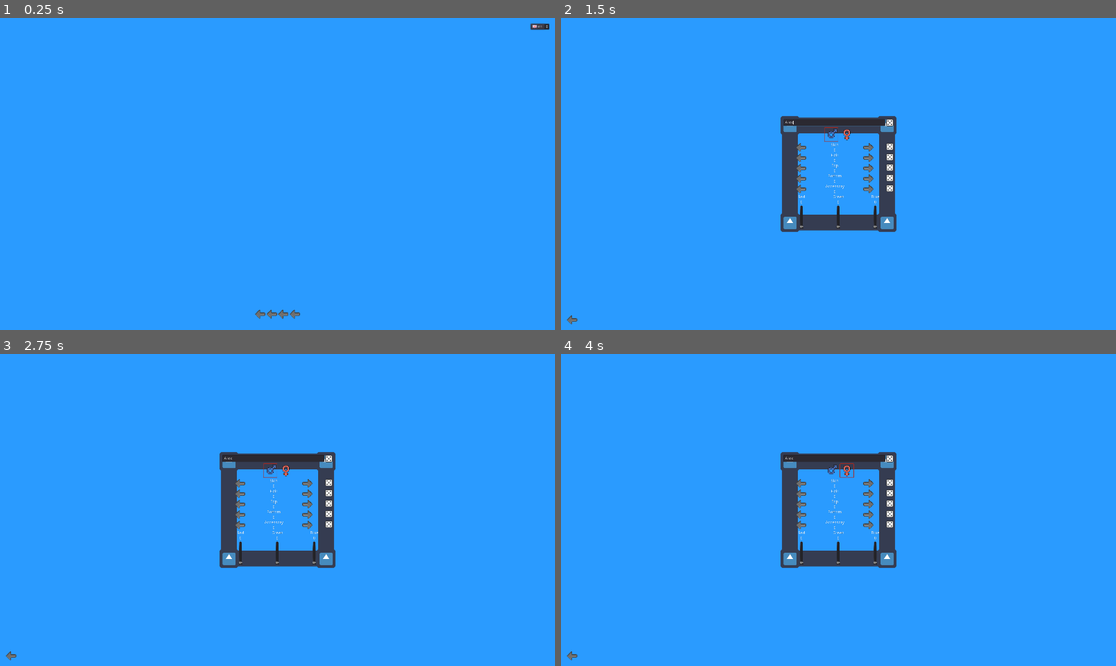
Above: before the commit, frames 1-4 (two rows, left to right).
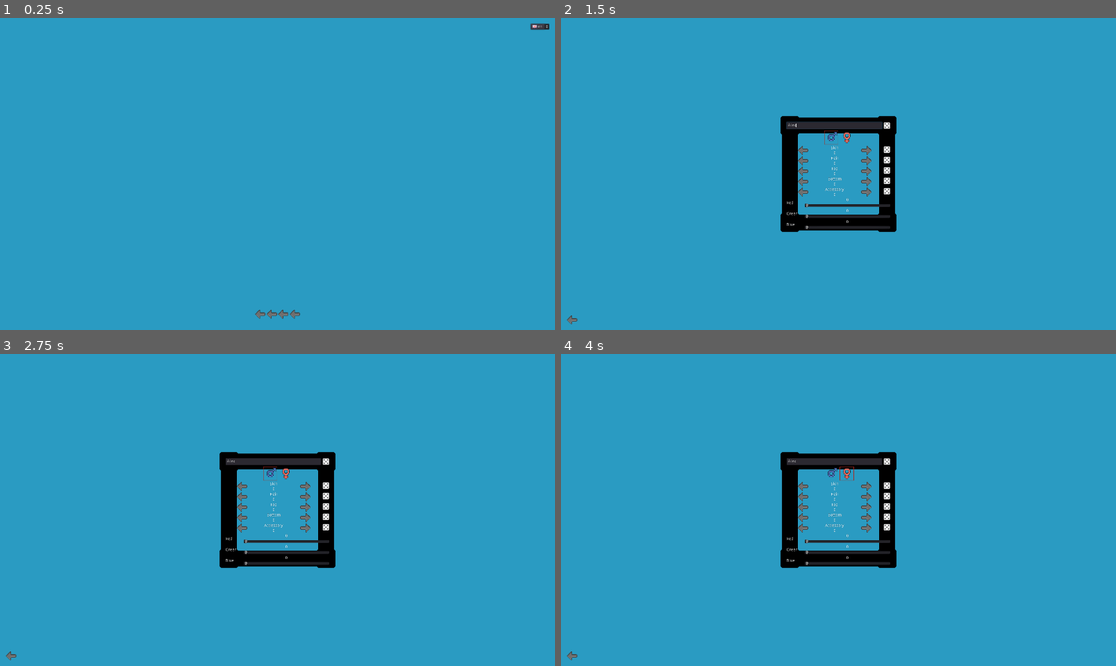
Above: after the commit, the same moments.

Repository: SabreOfWinter/Live-Over-The-Hills
Game: Godot game, scene res://menus/splash/splash.tscn
Same seed, same stepped clock (60 frames per second), same inputs: the game is played once before the commit and once after it. The engine's default icon, where the game draws it, is replaced by a stand-in: a white triangle on a blue panel in a dark square.
Inputs (mouse positions are in pixels of both pictures, inside the frame that each line leads up to; where the layout moved, square brackets give the same spot in the first picture):
- Up to frame 1 (0.25 s): no input
- Up to frame 2 (1.5 s): click (821, 314) at 0.5 s; click (832, 124) at 1.27 s; type "Alex" at 1.35 s
- Up to frame 3 (2.75 s): click (327, 460) at 2 s
- Up to frame 4 (4 s): click (832, 472) [832, 469] at 2.75 s; click (849, 472) [849, 469] at 3.5 s

The runs differ from the first frame. In frame 1, 100% of the frame differs, in the area x 0-100%, y 0-100%; in frame 2, 100%; in frame 3, 100%; in frame 4, 100%.

Commit message:
Menu - Simple back to menu functionality added

Diff:
--- a/menus/main/main.tscn
+++ b/menus/main/main.tscn
@@ -14,7 +14,7 @@
 [ext_resource path="res://menus/main/female_pressed.png" type="Texture" id=12]
 [ext_resource path="res://menus/main/gender_buttongroup.tres" type="ButtonGroup" id=13]
 
-[sub_resource type="Animation" id=5]
+[sub_resource type="Animation" id=1]
 resource_name = "back_to_menu"
 tracks/0/type = "value"
 tracks/0/path = NodePath("main:visible")
@@ -64,8 +64,20 @@
 "update": 1,
 "values": [ false ]
 }
-
-[sub_resource type="Animation" id=3]
+tracks/4/type = "value"
+tracks/4/path = NodePath("back_button:visible")
+tracks/4/interp = 1
+tracks/4/loop_wrap = true
+tracks/4/imported = false
+tracks/4/enabled = true
+tracks/4/keys = {
+"times": PoolRealArray( 0 ),
+"transitions": PoolRealArray( 1 ),
+"update": 1,
+"values": [ false ]
+}
+
+[sub_resource type="Animation" id=2]
 resource_name = "load_game"
 tracks/0/type = "value"
 tracks/0/path = NodePath("main:visible")
@@ -118,8 +130,7 @@
 "values": [ true ]
 }
 
-[sub_resource type="Animation" id=2]
-resource_name = "new_game"
+[sub_resource type="Animation" id=3]
 tracks/0/type = "value"
 tracks/0/path = NodePath("main:visible")
 tracks/0/interp = 1
@@ -196,8 +207,7 @@
 "values": [ true ]
 }
 
-[sub_resource type="Animation" id=1]
-resource_name = "start"
+[sub_resource type="Animation" id=5]
 length = 0.01
 tracks/0/type = "value"
 tracks/0/path = NodePath("main:visible")
@@ -269,6 +279,7 @@
 }
 
 [node name="background" type="TextureRect" parent="."]
+self_modulate = Color( 1, 1, 0.764706, 1 )
 margin_right = 40.0
 margin_bottom = 40.0
 texture = ExtResource( 2 )
@@ -351,6 +362,7 @@
 }
 
 [node name="nine_patch_rect" type="NinePatchRect" parent="new_game"]
+self_modulate = Color( 0, 0, 0, 1 )
 anchor_left = 0.5
 anchor_top = 0.5
 anchor_right = 0.5
@@ -373,10 +385,10 @@
 [node name="vbox_container" type="VBoxContainer" parent="new_game/nine_patch_rect"]
 anchor_right = 1.0
 anchor_bottom = 1.0
-margin_left = 10.0
-margin_top = 10.0
-margin_right = -10.0
-margin_bottom = -10.0
+margin_left = 20.0
+margin_top = 20.0
+margin_right = -20.0
+margin_bottom = -20.0
 size_flags_horizontal = 0
 size_flags_vertical = 0
 __meta__ = {
@@ -384,12 +396,12 @@
 }
 
 [node name="name_hbox_container" type="HBoxContainer" parent="new_game/nine_patch_rect/vbox_container"]
-margin_right = 380.0
+margin_right = 360.0
 margin_bottom = 25.0
 size_flags_vertical = 0
 
 [node name="name_line_edit" type="LineEdit" parent="new_game/nine_patch_rect/vbox_container/name_hbox_container"]
-margin_right = 351.0
+margin_right = 331.0
 margin_bottom = 24.0
 size_flags_horizontal = 3
 size_flags_vertical = 0
@@ -399,8 +411,8 @@
 placeholder_alpha = 0.17
 
 [node name="random_name_button" type="TextureButton" parent="new_game/nine_patch_rect/vbox_container/name_hbox_container"]
-margin_left = 355.0
-margin_right = 380.0
+margin_left = 335.0
+margin_right = 360.0
 margin_bottom = 25.0
 size_flags_horizontal = 0
 size_flags_stretch_ratio = 0.25
@@ -408,7 +420,7 @@
 
 [node name="character_hbox_container" type="HBoxContainer" parent="new_game/nine_patch_rect/vbox_container"]
 margin_top = 29.0
-margin_right = 380.0
+margin_right = 360.0
 margin_bottom = 259.0
 
 [node name="CenterContainer" type="CenterContainer" parent="new_game/nine_patch_rect/vbox_container/character_hbox_container"]
@@ -416,18 +428,18 @@
 
 [node name="vbox_container" type="VBoxContainer" parent="new_game/nine_patch_rect/vbox_container/character_hbox_container"]
 margin_left = 4.0
-margin_right = 380.0
+margin_right = 360.0
 margin_bottom = 230.0
 size_flags_horizontal = 3
 
 [node name="gender_hbox_container" type="HBoxContainer" parent="new_game/nine_patch_rect/vbox_container/character_hbox_container/vbox_container"]
-margin_right = 376.0
+margin_right = 356.0
 margin_bottom = 50.0
 alignment = 1
 
 [node name="male_texture_button" type="TextureButton" parent="new_game/nine_patch_rect/vbox_container/character_hbox_container/vbox_container/gender_hbox_container"]
-margin_left = 136.0
-margin_right = 186.0
+margin_left = 126.0
+margin_right = 176.0
 margin_bottom = 50.0
 toggle_mode = true
 pressed = true
@@ -436,8 +448,8 @@
 texture_pressed = ExtResource( 10 )
 
 [node name="female_texture_button" type="TextureButton" parent="new_game/nine_patch_rect/vbox_container/character_hbox_container/vbox_container/gender_hbox_container"]
-margin_left = 190.0
-margin_right = 240.0
+margin_left = 180.0
+margin_right = 230.0
 margin_bottom = 50.0
 toggle_mode = true
 group = ExtResource( 13 )
@@ -446,45 +458,45 @@
 
 [node name="skin_hbox_container" type="HBoxContainer" parent="new_game/nine_patch_rect/vbox_container/character_hbox_container/vbox_container"]
 margin_top = 54.0
-margin_right = 376.0
+margin_right = 356.0
 margin_bottom = 86.0
 
 [node name="left_texture_button" type="TextureButton" parent="new_game/nine_patch_rect/vbox_container/character_hbox_container/vbox_container/skin_hbox_container"]
-margin_left = 38.0
-margin_right = 74.0
+margin_left = 35.0
+margin_right = 71.0
 margin_bottom = 32.0
 size_flags_horizontal = 6
 texture_normal = ExtResource( 5 )
 
 [node name="labels_vbox_container" type="VBoxContainer" parent="new_game/nine_patch_rect/vbox_container/character_hbox_container/vbox_container/skin_hbox_container"]
-margin_left = 117.0
-margin_right = 230.0
+margin_left = 110.0
+margin_right = 216.0
 margin_bottom = 32.0
 size_flags_horizontal = 3
 
 [node name="type" type="Label" parent="new_game/nine_patch_rect/vbox_container/character_hbox_container/vbox_container/skin_hbox_container/labels_vbox_container"]
-margin_right = 113.0
+margin_right = 106.0
 margin_bottom = 14.0
 text = "Skin"
 align = 1
 
 [node name="value" type="Label" parent="new_game/nine_patch_rect/vbox_container/character_hbox_container/vbox_container/skin_hbox_container/labels_vbox_container"]
 margin_top = 18.0
-margin_right = 113.0
+margin_right = 106.0
 margin_bottom = 32.0
 text = "0"
 align = 1
 
 [node name="right_texture_button" type="TextureButton" parent="new_game/nine_patch_rect/vbox_container/character_hbox_container/vbox_container/skin_hbox_container"]
-margin_left = 272.0
-margin_right = 308.0
+margin_left = 255.0
+margin_right = 291.0
 margin_bottom = 32.0
 size_flags_horizontal = 6
 texture_normal = ExtResource( 8 )
 
 [node name="random_texture_button" type="TextureButton" parent="new_game/nine_patch_rect/vbox_container/character_hbox_container/vbox_container/skin_hbox_container"]
-margin_left = 351.0
-margin_right = 376.0
+margin_left = 330.0
+margin_right = 355.0
 margin_bottom = 32.0
 size_flags_horizontal = 3
 size_flags_stretch_ratio = 0.1
@@ -492,45 +504,45 @@
 
 [node name="hair_hbox_container2" type="HBoxContainer" parent="new_game/nine_patch_rect/vbox_container/character_hbox_container/vbox_container"]
 margin_top = 90.0
-margin_right = 376.0
+margin_right = 356.0
 margin_bottom = 122.0
 
 [node name="left_texture_button" type="TextureButton" parent="new_game/nine_patch_rect/vbox_container/character_hbox_container/vbox_container/hair_hbox_container2"]
-margin_left = 38.0
-margin_right = 74.0
+margin_left = 35.0
+margin_right = 71.0
 margin_bottom = 32.0
 size_flags_horizontal = 6
 texture_normal = ExtResource( 5 )
 
 [node name="labels_vbox_container" type="VBoxContainer" parent="new_game/nine_patch_rect/vbox_container/character_hbox_container/vbox_container/hair_hbox_container2"]
-margin_left = 117.0
-margin_right = 230.0
+margin_left = 110.0
+margin_right = 216.0
 margin_bottom = 32.0
 size_flags_horizontal = 3
 
 [node name="type" type="Label" parent="new_game/nine_patch_rect/vbox_container/character_hbox_container/vbox_container/hair_hbox_container2/labels_vbox_container"]
-margin_right = 113.0
+margin_right = 106.0
 margin_bottom = 14.0
 text = "Hair"
 align = 1
 
 [node name="value" type="Label" parent="new_game/nine_patch_rect/vbox_container/character_hbox_container/vbox_container/hair_hbox_container2/labels_vbox_container"]
 margin_top = 18.0
-margin_right = 113.0
+margin_right = 106.0
 margin_bottom = 32.0
 text = "0"
 align = 1
 
 [node name="right_texture_button" type="TextureButton" parent="new_game/nine_patch_rect/vbox_container/character_hbox_container/vbox_container/hair_hbox_container2"]
-margin_left = 272.0
-margin_right = 308.0
+margin_left = 255.0
+margin_right = 291.0
 margin_bottom = 32.0
 size_flags_horizontal = 6
 texture_normal = ExtResource( 8 )
 
 [node name="random_texture_button" type="TextureButton" parent="new_game/nine_patch_rect/vbox_container/character_hbox_container/vbox_container/hair_hbox_container2"]
-margin_left = 351.0
-margin_right = 376.0
+margin_left = 330.0
+margin_right = 355.0
 margin_bottom = 32.0
 size_flags_horizontal = 3
 size_flags_stretch_ratio = 0.1
@@ -538,45 +550,45 @@
 
 [node name="top_hbox_container3" type="HBoxContainer" parent="new_game/nine_patch_rect/vbox_container/character_hbox_container/vbox_container"]
 margin_top = 126.0
-margin_right = 376.0
+margin_right = 356.0
 margin_bottom = 158.0
 
 [node name="left_texture_button" type="TextureButton" parent="new_game/nine_patch_rect/vbox_container/character_hbox_container/vbox_container/top_hbox_container3"]
-margin_left = 38.0
-margin_right = 74.0
+margin_left = 35.0
+margin_right = 71.0
 margin_bottom = 32.0
 size_flags_horizontal = 6
 texture_normal = ExtResource( 5 )
 
 [node name="labels_vbox_container" type="VBoxContainer" parent="new_game/nine_patch_rect/vbox_container/character_hbox_container/vbox_container/top_hbox_container3"]
-margin_left = 117.0
-margin_right = 230.0
+margin_left = 110.0
+margin_right = 216.0
 margin_bottom = 32.0
 size_flags_horizontal = 3
 
 [node name="type" type="Label" parent="new_game/nine_patch_rect/vbox_container/character_hbox_container/vbox_container/top_hbox_container3/labels_vbox_container"]
-margin_right = 113.0
+margin_right = 106.0
 margin_bottom = 14.0
 text = "Top"
 align = 1
 
 [node name="value" type="Label" parent="new_game/nine_patch_rect/vbox_container/character_hbox_container/vbox_container/top_hbox_container3/labels_vbox_container"]
 margin_top = 18.0
-margin_right = 113.0
+margin_right = 106.0
 margin_bottom = 32.0
 text = "0"
 align = 1
 
 [node name="right_texture_button" type="TextureButton" parent="new_game/nine_patch_rect/vbox_container/character_hbox_container/vbox_container/top_hbox_container3"]
-margin_left = 272.0
-margin_right = 308.0
+margin_left = 255.0
+margin_right = 291.0
 margin_bottom = 32.0
 size_flags_horizontal = 6
 texture_normal = ExtResource( 8 )
 
 [node name="random_texture_button" type="TextureButton" parent="new_game/nine_patch_rect/vbox_container/character_hbox_container/vbox_container/top_hbox_container3"]
-margin_left = 351.0
-margin_right = 376.0
+margin_left = 330.0
+margin_right = 355.0
 margin_bottom = 32.0
 size_flags_horizontal = 3
 size_flags_stretch_ratio = 0.1
@@ -584,45 +596,45 @@
 
 [node name="bottom_hbox_container4" type="HBoxContainer" parent="new_game/nine_patch_rect/vbox_container/character_hbox_container/vbox_container"]
 margin_top = 162.0
-margin_right = 376.0
+margin_right = 356.0
 margin_bottom = 194.0
 
 [node name="left_texture_button" type="TextureButton" parent="new_game/nine_patch_rect/vbox_container/character_hbox_container/vbox_container/bottom_hbox_container4"]
-margin_left = 38.0
-margin_right = 74.0
+margin_left = 35.0
+margin_right = 71.0
 margin_bottom = 32.0
 size_flags_horizontal = 6
 texture_normal = ExtResource( 5 )
 
 [node name="labels_vbox_container" type="VBoxContainer" parent="new_game/nine_patch_rect/vbox_container/character_hbox_container/vbox_container/bottom_hbox_container4"]
-margin_left = 117.0
-margin_right = 230.0
+margin_left = 110.0
+margin_right = 216.0
 margin_bottom = 32.0
 size_flags_horizontal = 3
 
 [node name="type" type="Label" parent="new_game/nine_patch_rect/vbox_container/character_hbox_container/vbox_container/bottom_hbox_container4/labels_vbox_container"]
-margin_right = 113.0
+margin_right = 106.0
 margin_bottom = 14.0
 text = "Bottom"
 align = 1
 
 [node name="value" type="Label" parent="new_game/nine_patch_rect/vbox_container/character_hbox_container/vbox_container/bottom_hbox_container4/labels_vbox_container"]
 margin_top = 18.0
-margin_right = 113.0
+margin_right = 106.0
 margin_bottom = 32.0
 text = "0"
 align = 1
 
 [node name="right_texture_button" type="TextureButton" parent="new_game/nine_patch_rect/vbox_container/character_hbox_container/vbox_container/bottom_hbox_container4"]
-margin_left = 272.0
-margin_right = 308.0
+margin_left = 255.0
+margin_right = 291.0
 margin_bottom = 32.0
 size_flags_horizontal = 6
 texture_normal = ExtResource( 8 )
 
 [node name="random_texture_button" type="TextureButton" parent="new_game/nine_patch_rect/vbox_container/character_hbox_container/vbox_container/bottom_hbox_container4"]
-margin_left = 351.0
-margin_right = 376.0
+margin_left = 330.0
+margin_right = 355.0
 margin_bottom = 32.0
 size_flags_horizontal = 3
 size_flags_stretch_ratio = 0.1
@@ -630,139 +642,161 @@
 
 [node name="accessory_hbox_container5" type="HBoxContainer" parent="new_game/nine_patch_rect/vbox_container/character_hbox_container/vbox_container"]
 margin_top = 198.0
-margin_right = 376.0
+margin_right = 356.0
 margin_bottom = 230.0
 
 [node name="left_texture_button" type="TextureButton" parent="new_game/nine_patch_rect/vbox_container/character_hbox_container/vbox_container/accessory_hbox_container5"]
-margin_left = 38.0
-margin_right = 74.0
+margin_left = 35.0
+margin_right = 71.0
 margin_bottom = 32.0
 size_flags_horizontal = 6
 texture_normal = ExtResource( 5 )
 
 [node name="labels_vbox_container" type="VBoxContainer" parent="new_game/nine_patch_rect/vbox_container/character_hbox_container/vbox_container/accessory_hbox_container5"]
-margin_left = 117.0
-margin_right = 230.0
+margin_left = 110.0
+margin_right = 216.0
 margin_bottom = 32.0
 size_flags_horizontal = 3
 
 [node name="type" type="Label" parent="new_game/nine_patch_rect/vbox_container/character_hbox_container/vbox_container/accessory_hbox_container5/labels_vbox_container"]
-margin_right = 113.0
+margin_right = 106.0
 margin_bottom = 14.0
 text = "Accessory"
 align = 1
 
 [node name="value" type="Label" parent="new_game/nine_patch_rect/vbox_container/character_hbox_container/vbox_container/accessory_hbox_container5/labels_vbox_container"]
 margin_top = 18.0
-margin_right = 113.0
+margin_right = 106.0
 margin_bottom = 32.0
 text = "0"
 align = 1
 
 [node name="right_texture_button" type="TextureButton" parent="new_game/nine_patch_rect/vbox_container/character_hbox_container/vbox_container/accessory_hbox_container5"]
-margin_left = 272.0
-margin_right = 308.0
+margin_left = 255.0
+margin_right = 291.0
 margin_bottom = 32.0
 size_flags_horizontal = 6
 texture_normal = ExtResource( 8 )
 
 [node name="random_texture_button" type="TextureButton" parent="new_game/nine_patch_rect/vbox_container/character_hbox_container/vbox_container/accessory_hbox_container5"]
-margin_left = 351.0
-margin_right = 376.0
+margin_left = 330.0
+margin_right = 355.0
 margin_bottom = 32.0
 size_flags_horizontal = 3
 size_flags_stretch_ratio = 0.1
 texture_normal = ExtResource( 7 )
 
-[node name="colour_hbox_container" type="HBoxContainer" parent="new_game/nine_patch_rect/vbox_container"]
+[node name="colour_vbox_container" type="VBoxContainer" parent="new_game/nine_patch_rect/vbox_container"]
 margin_top = 263.0
-margin_right = 380.0
-margin_bottom = 380.0
+margin_right = 360.0
+margin_bottom = 373.0
 size_flags_vertical = 3
 alignment = 1
 
-[node name="red_vbox_container" type="VBoxContainer" parent="new_game/nine_patch_rect/vbox_container/colour_hbox_container"]
-margin_left = 50.0
-margin_right = 74.0
-margin_bottom = 117.0
-size_flags_horizontal = 6
+[node name="red_hbox_container" type="HBoxContainer" parent="new_game/nine_patch_rect/vbox_container/colour_vbox_container"]
+margin_right = 360.0
+margin_bottom = 34.0
+size_flags_horizontal = 7
+size_flags_vertical = 3
 alignment = 1
 
-[node name="red_label" type="Label" parent="new_game/nine_patch_rect/vbox_container/colour_hbox_container/red_vbox_container"]
-margin_right = 24.0
+[node name="red_label" type="Label" parent="new_game/nine_patch_rect/vbox_container/colour_vbox_container/red_hbox_container"]
+margin_top = 10.0
+margin_right = 59.0
+margin_bottom = 24.0
+size_flags_horizontal = 3
+size_flags_stretch_ratio = 0.2
+text = "Red"
+
+[node name="red_vbox_container" type="VBoxContainer" parent="new_game/nine_patch_rect/vbox_container/colour_vbox_container/red_hbox_container"]
+margin_left = 63.0
+margin_right = 360.0
+margin_bottom = 34.0
+size_flags_horizontal = 3
+
+[node name="red_value" type="Label" parent="new_game/nine_patch_rect/vbox_container/colour_vbox_container/red_hbox_container/red_vbox_container"]
+margin_right = 297.0
 margin_bottom = 14.0
-text = "Red"
-
-[node name="red_value" type="Label" parent="new_game/nine_patch_rect/vbox_container/colour_hbox_container/red_vbox_container"]
+text = "0"
+align = 1
+
+[node name="red_hslider" type="HSlider" parent="new_game/nine_patch_rect/vbox_container/colour_vbox_container/red_hbox_container/red_vbox_container"]
 margin_top = 18.0
-margin_right = 24.0
-margin_bottom = 32.0
-text = "0"
-align = 1
-
-[node name="red_vslider" type="VSlider" parent="new_game/nine_patch_rect/vbox_container/colour_hbox_container/red_vbox_container"]
-margin_left = 4.0
-margin_top = 36.0
-margin_right = 20.0
-margin_bottom = 117.0
-size_flags_horizontal = 4
+margin_right = 297.0
+margin_bottom = 34.0
+size_flags_horizontal = 7
 size_flags_vertical = 3
 max_value = 255.0
 
-[node name="green_vbox_container" type="VBoxContainer" parent="new_game/nine_patch_rect/vbox_container/colour_hbox_container"]
-margin_left = 170.0
-margin_right = 209.0
-margin_bottom = 117.0
-size_flags_horizontal = 6
+[node name="green_hbox_container" type="HBoxContainer" parent="new_game/nine_patch_rect/vbox_container/colour_vbox_container"]
+margin_top = 38.0
+margin_right = 360.0
+margin_bottom = 72.0
+size_flags_horizontal = 7
 size_flags_vertical = 3
 alignment = 1
 
-[node name="green_label" type="Label" parent="new_game/nine_patch_rect/vbox_container/colour_hbox_container/green_vbox_container"]
-margin_right = 39.0
+[node name="green_label" type="Label" parent="new_game/nine_patch_rect/vbox_container/colour_vbox_container/green_hbox_container"]
+margin_top = 10.0
+margin_right = 59.0
+margin_bottom = 24.0
+size_flags_horizontal = 3
+size_flags_stretch_ratio = 0.2
+text = "Green"
+
+[node name="green_vbox_container" type="VBoxContainer" parent="new_game/nine_patch_rect/vbox_container/colour_vbox_container/green_hbox_container"]
+margin_left = 63.0
+margin_right = 360.0
+margin_bottom = 34.0
+size_flags_horizontal = 3
+
+[node name="green_value" type="Label" parent="new_game/nine_patch_rect/vbox_container/colour_vbox_container/green_hbox_container/green_vbox_container"]
+margin_right = 297.0
 margin_bottom = 14.0
-text = "Green"
-
-[node name="green_value" type="Label" parent="new_game/nine_patch_rect/vbox_container/colour_hbox_container/green_vbox_container"]
+text = "0"
+align = 1
+
+[node name="green_hslider" type="HSlider" parent="new_game/nine_patch_rect/vbox_container/colour_vbox_container/green_hbox_container/green_vbox_container"]
 margin_top = 18.0
-margin_right = 39.0
-margin_bottom = 32.0
-text = "0"
-align = 1
-
-[node name="green_vslider" type="VSlider" parent="new_game/nine_patch_rect/vbox_container/colour_hbox_container/green_vbox_container"]
-margin_left = 11.0
-margin_top = 36.0
-margin_right = 27.0
-margin_bottom = 117.0
-size_flags_horizontal = 4
+margin_right = 297.0
+margin_bottom = 34.0
+size_flags_horizontal = 7
 size_flags_vertical = 3
 max_value = 255.0
 
-[node name="blue_vbox_container" type="VBoxContainer" parent="new_game/nine_patch_rect/vbox_container/colour_hbox_container"]
-margin_left = 303.0
-margin_right = 332.0
-margin_bottom = 117.0
-size_flags_horizontal = 6
+[node name="blue_hbox_container" type="HBoxContainer" parent="new_game/nine_patch_rect/vbox_container/colour_vbox_container"]
+margin_top = 76.0
+margin_right = 360.0
+margin_bottom = 110.0
+size_flags_horizontal = 3
+size_flags_vertical = 3
 alignment = 1
 
-[node name="blue_label" type="Label" parent="new_game/nine_patch_rect/vbox_container/colour_hbox_container/blue_vbox_container"]
-margin_right = 29.0
+[node name="blue_label" type="Label" parent="new_game/nine_patch_rect/vbox_container/colour_vbox_container/blue_hbox_container"]
+margin_top = 10.0
+margin_right = 59.0
+margin_bottom = 24.0
+size_flags_horizontal = 3
+size_flags_stretch_ratio = 0.2
+text = "Blue"
+
+[node name="blue_vbox_container" type="VBoxContainer" parent="new_game/nine_patch_rect/vbox_container/colour_vbox_container/blue_hbox_container"]
+margin_left = 63.0
+margin_right = 360.0
+margin_bottom = 34.0
+size_flags_horizontal = 3
+
+[node name="blue_value" type="Label" parent="new_game/nine_patch_rect/vbox_container/colour_vbox_container/blue_hbox_container/blue_vbox_container"]
+margin_right = 297.0
 margin_bottom = 14.0
-text = "Blue"
-
-[node name="blue_value" type="Label" parent="new_game/nine_patch_rect/vbox_container/colour_hbox_container/blue_vbox_container"]
+text = "0"
+align = 1
+
+[node name="blue_vhlider" type="HSlider" parent="new_game/nine_patch_rect/vbox_container/colour_vbox_container/blue_hbox_container/blue_vbox_container"]
 margin_top = 18.0
-margin_right = 29.0
-margin_bottom = 32.0
-text = "0"
-align = 1
-
-[node name="blue_vslider" type="VSlider" parent="new_game/nine_patch_rect/vbox_container/colour_hbox_container/blue_vbox_container"]
-margin_left = 6.0
-margin_top = 36.0
-margin_right = 22.0
-margin_bottom = 117.0
-size_flags_horizontal = 4
+margin_right = 297.0
+margin_bottom = 34.0
+size_flags_horizontal = 3
 size_flags_vertical = 3
 max_value = 255.0
 
@@ -825,11 +859,11 @@
 
 [node name="animation_player" type="AnimationPlayer" parent="."]
 autoplay = "start"
-anims/back_to_menu = SubResource( 5 )
-anims/load_game = SubResource( 3 )
-anims/new_game = SubResource( 2 )
+anims/back_to_menu = SubResource( 1 )
+anims/load_game = SubResource( 2 )
+anims/new_game = SubResource( 3 )
 anims/settings = SubResource( 4 )
-anims/start = SubResource( 1 )
+anims/start = SubResource( 5 )
 
 [node name="ConfirmationDialog" type="ConfirmationDialog" parent="."]
 anchor_left = 0.5
